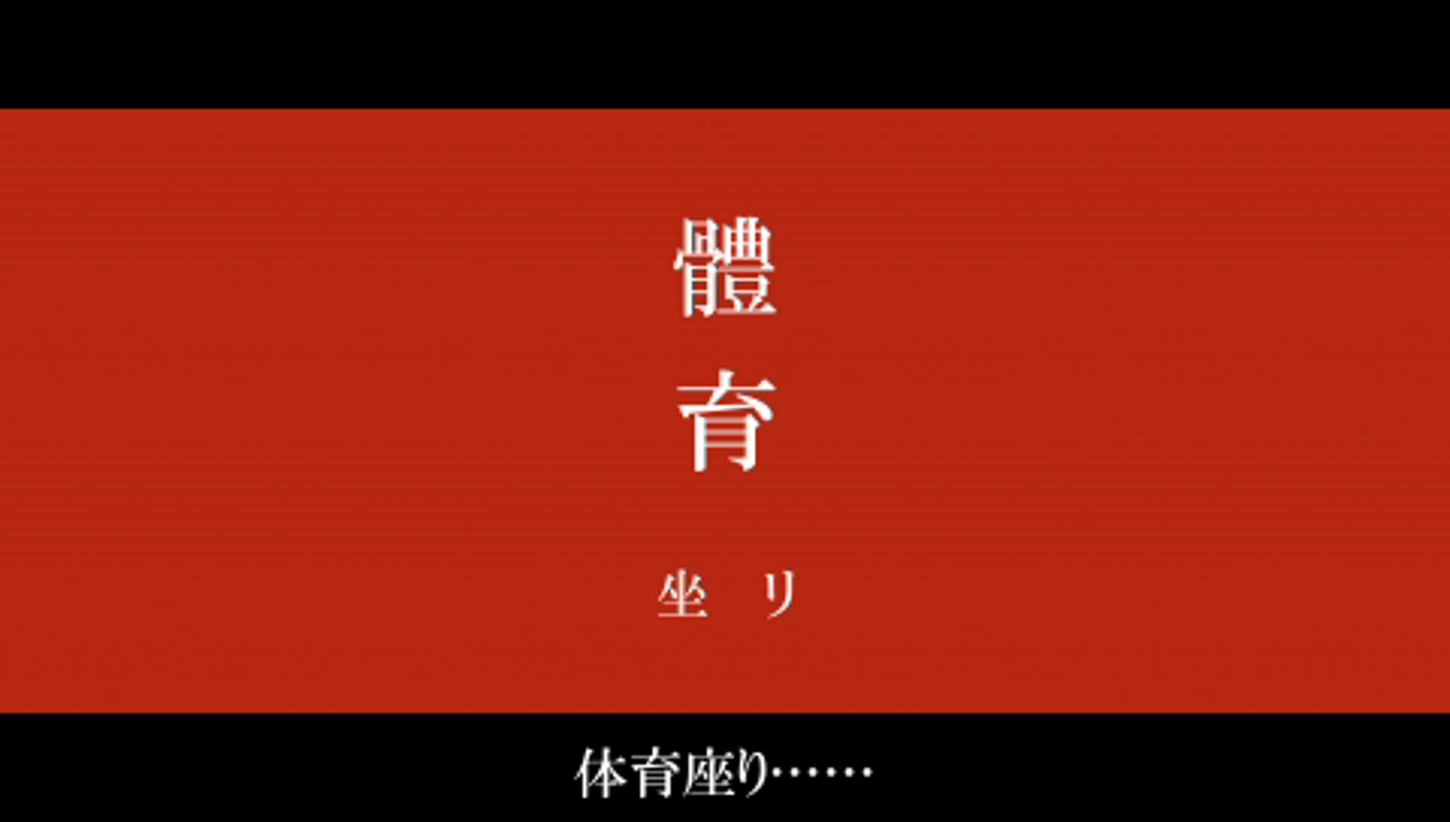
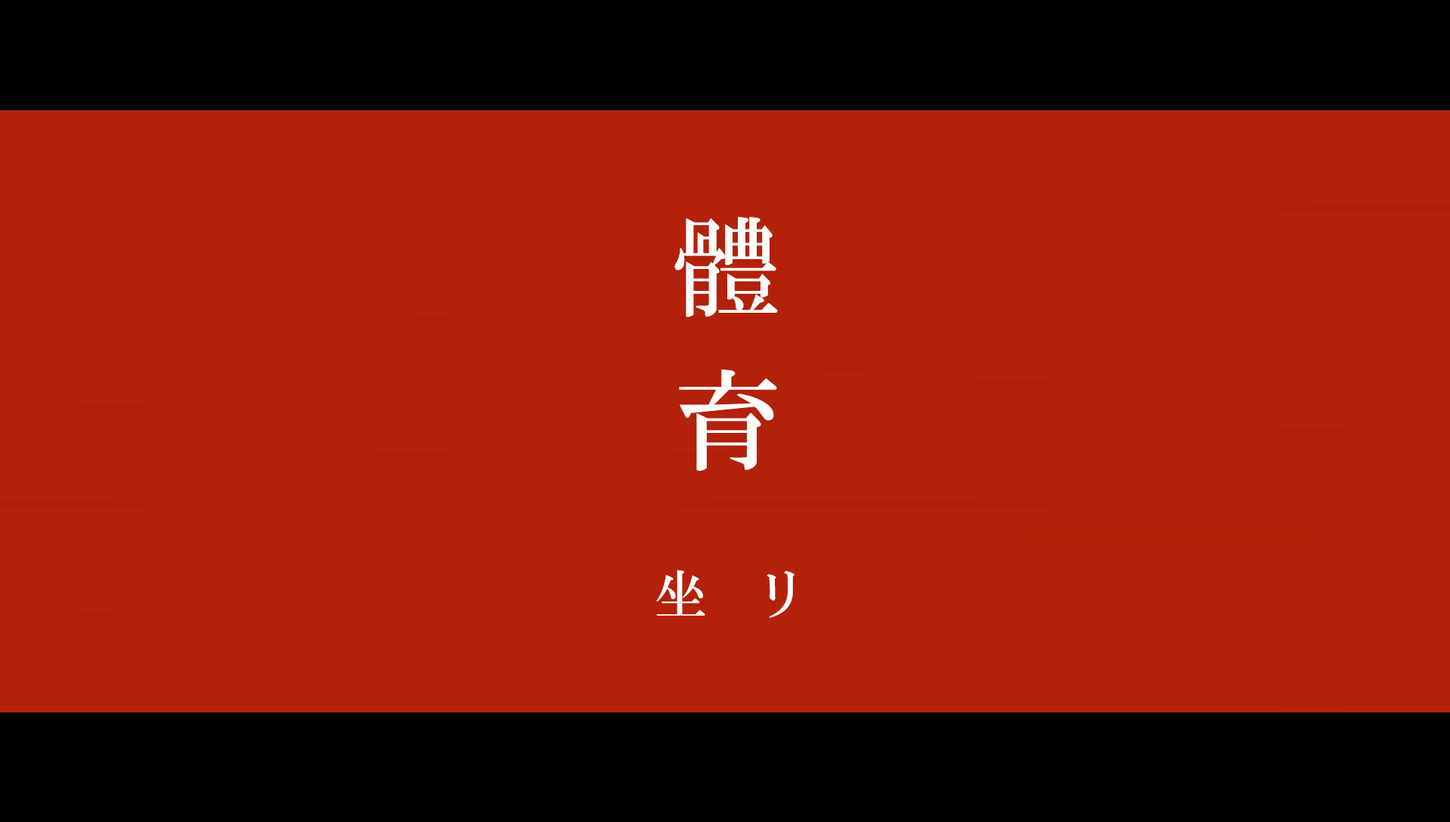
Before/after of a 1450 × 822 layered artwork. What changed in the layer stack:
added layer "體 育" above "坐リ" over left=674, top=216, right=778, bottom=472
added layer "坐リ" above "Layer 2" over left=656, top=569, right=795, bottom=618
showed "Layer 2" over left=0, top=107, right=1450, bottom=799
